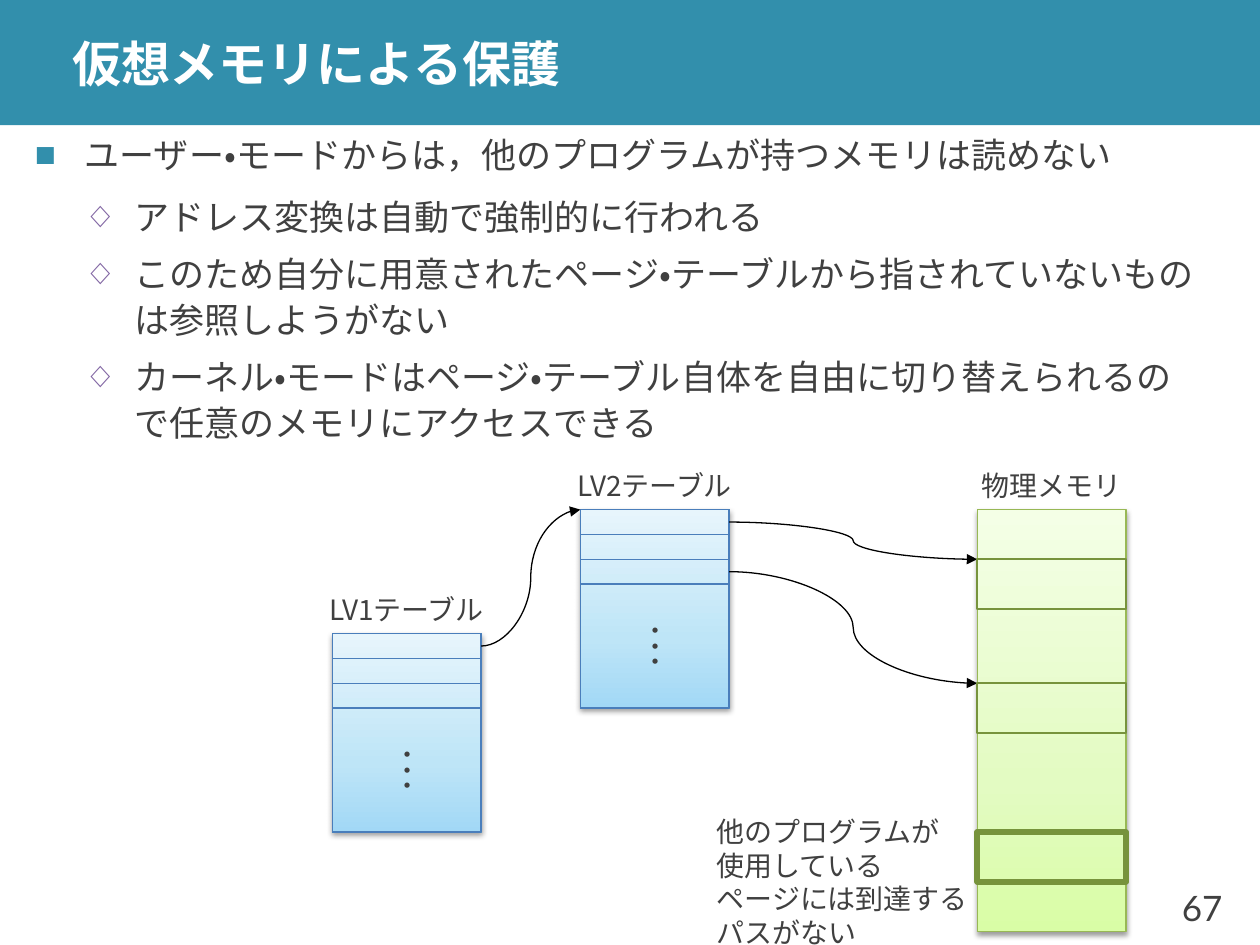
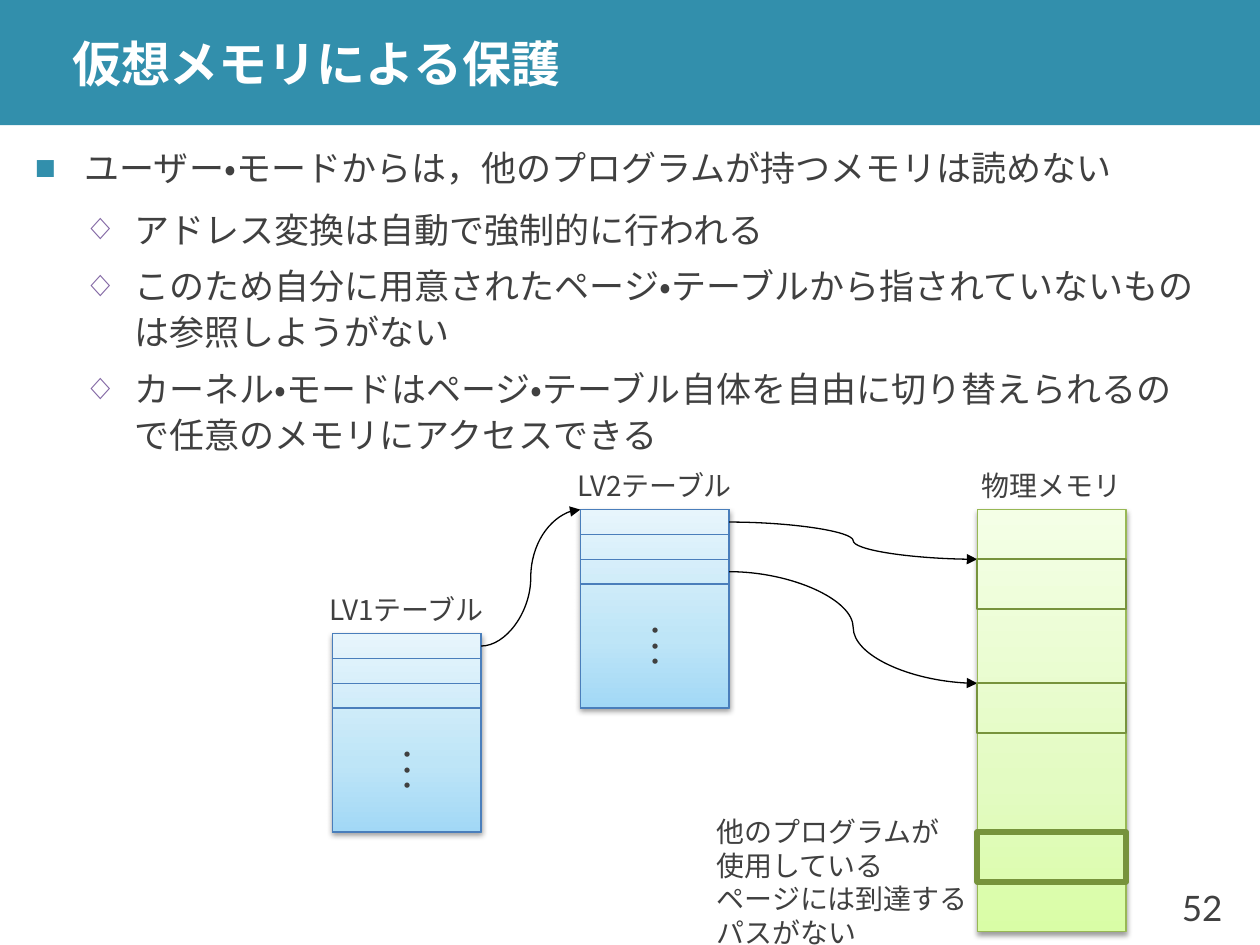
Before and after one commit to shioyadan/advanced-computer-organization, a slide deck: slide 52 of aco-shioya-13.pptx (slide 67 before the commit). Drawn at 1260x945 pixels with LibreOffice and Linux fonts; fonts in the diff are those of the drawing. Boxes give left, top, right and bottom in pixels: in the first picture for what was removed or moved away, otherwise in the second. Text is boxed around its words. In the diff, an @@ line names an element or a change of style, - is before the commit and + after.

```diff
--- a/aco-shioya-13.pptx
+++ b/aco-shioya-13.pptx
@@ text "ユーザー・モードからは，他のプログラムが持つメモリは読めない": place and size @@
-text "ユーザー・モードからは，他のプログラムが持つメモリは読めない" at <box>85,138,1194,439</box>
+text "ユーザー・モードからは，他のプログラムが持つメモリは読めない" at <box>85,151,1194,451</box>
@@ page number at <box>1182,895,1223,922</box>: text changed @@
-67
+52
```
Also in this commit, not shown: 7 other slides changed, 8 slides added, 14 slides removed, 1 other file.
